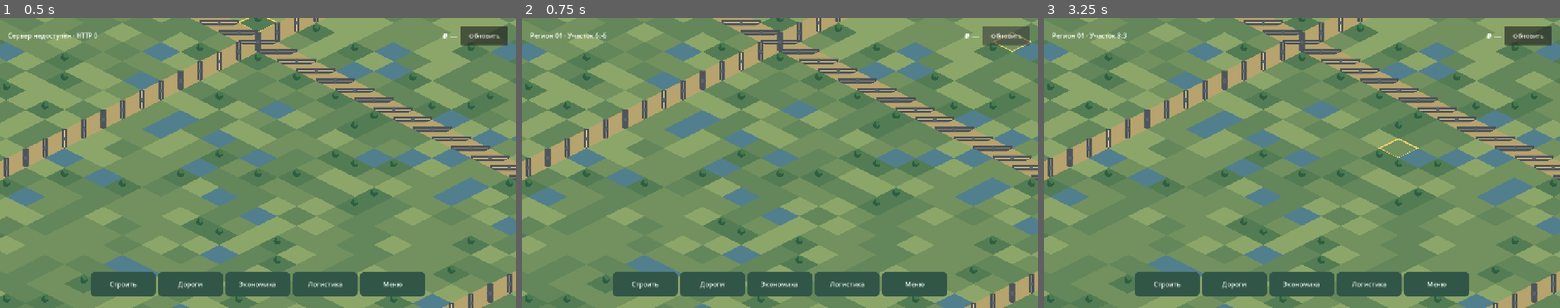
Above: before the commit, frames 1-3 (left to right).
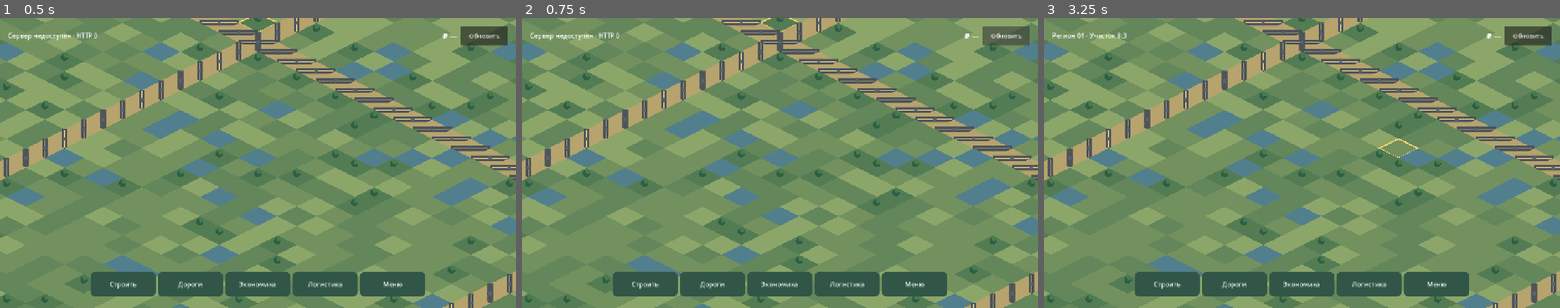
Above: after the commit, the same moments.

Repository: maillunex-lang/LunexEconom
Game: Godot game, scene res://world.tscn
Two runs of this game, one before a commit and one after it. Both use one fixed random seed, a clock stepped at 60 frames per second and the inputs below.
Inputs (mouse positions are in pixels of both pictures, inside the frame that each line leads up to):
- Up to frame 1 (0.5 s): no input
- Up to frame 2 (0.75 s): click "Обновить" at 0.5 s
- Up to frame 3 (3.25 s): click "Обновить" at 1.25 s; click "Обновить" at 2 s; tap Enter at 2.75 s; move the mouse to (1415, 148) at 2.77 s; click (1415, 148) at 2.92 s

Frame 1 is identical in both runs. In frame 2, 0.3% of the frame differs, in the area x 1-99%, y 0-12%; in frame 3, nothing differs.
Error before the commit: Attempt to call function 'get_global_rect' in base 'null instance' on a null instance. (res://world_screen.gd:341)

Commit message:
fix(ui): stop reparent from breaking HUD layout and fix stale HUD path in hit test
Co-Authored-By: Claude Sonnet 5.5 <noreply@anthropic.com>
Claude-Session: https://claude.ai/code/session_01Mco3UPKm2ziT5TRCvdJHot

Diff:
--- a/client/world_screen.gd
+++ b/client/world_screen.gd
@@ -7,8 +7,11 @@
     overlay.name = "UIOverlay"
     overlay.layer = 10
     add_child(overlay)
-    hud.reparent(overlay)
-    hud.top_level = false
+    # Plain remove/add instead of reparent(): reparent keeps the global
+    # transform and rewrites the Control offsets, which broke HUD layout.
+    remove_child(hud)
+    overlay.add_child(hud)
+    hud.set_anchors_and_offsets_preset(Control.PRESET_TOP_WIDE)
     add_to_group("world_hud")
     get_viewport().size_changed.connect(_update_safe_area)
     call_deferred("_update_safe_area")
@@ -338,7 +341,7 @@
     ui_pending = false
 
 func is_world_ui_point(point: Vector2) -> bool:
-    if $HUD/Top.get_global_rect().has_point(point): return true
+    if $UIOverlay/HUD/Top.get_global_rect().has_point(point): return true
     for panel in [build_toolbar, catalog_panel, placement_panel, details_panel, section_panel]:
         if panel != null and panel.visible and panel.get_global_rect().has_point(point):
             return true
